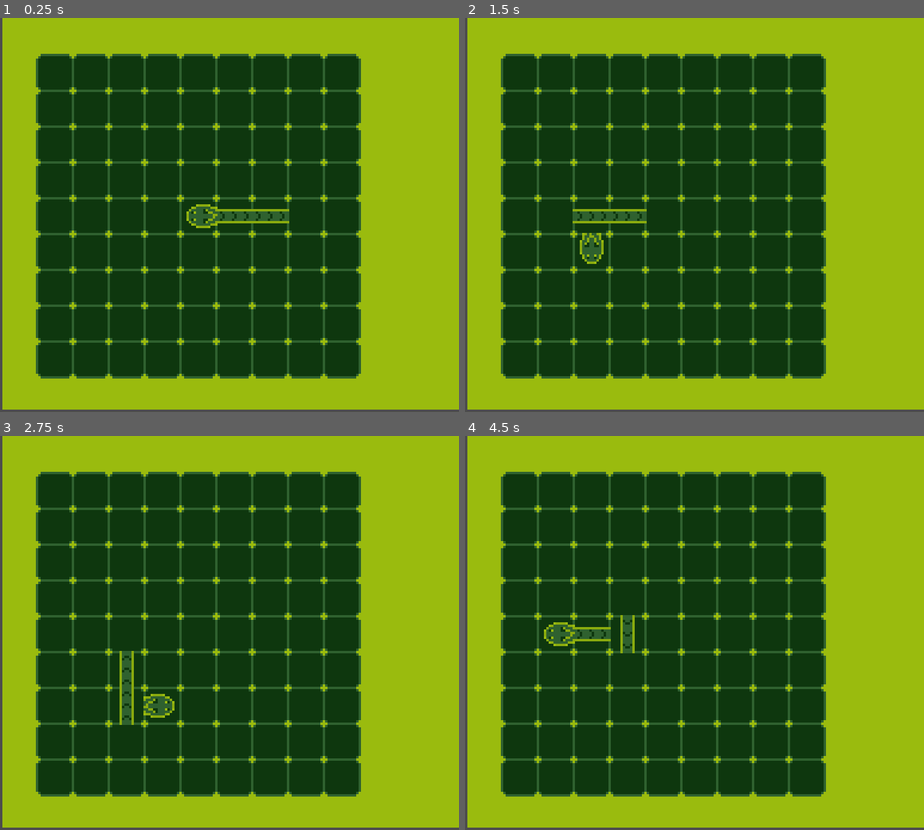
Above: before the commit, frames 1-4 (two rows, left to right).
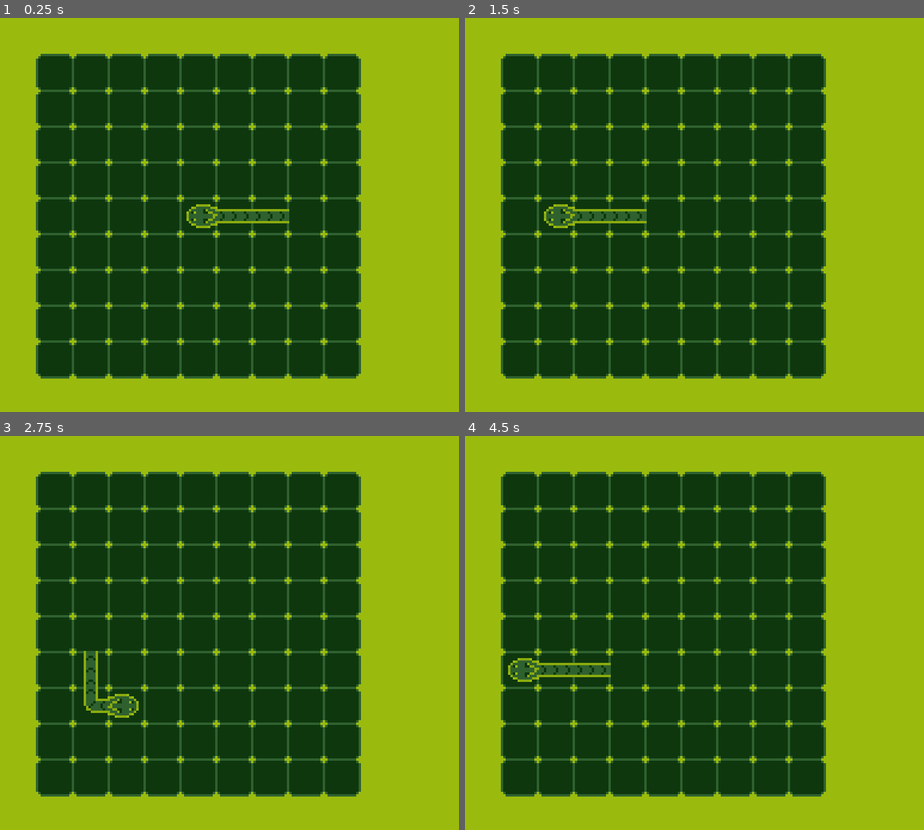
Above: after the commit, the same moments.

Repository: JustKwa/Snak-e
Game: Godot game, scene res://main_scene.tscn
The game is run twice, just before and just after one commit, with the same random seed, the same clock (stepped at 60 frames per second) and the same inputs.
Inputs:
- Up to frame 1 (0.25 s): no input
- Up to frame 2 (1.5 s): hold Right (ui_right) 0.53-1.28 s; hold Down (ui_down) from 1.28 s (still down)
- Up to frame 3 (2.75 s): release Down (ui_down) at 2.03 s; hold Right (ui_right) from 2.03 s (still down)
- Up to frame 4 (4.5 s): tap Enter at 2.75 s; release Right (ui_right) at 2.78 s; hold Up (ui_up) 2.78-3.53 s; hold Left (ui_left) from 3.53 s (still down); tap Space at 4.25 s

The runs differ from the first frame. In frame 1, 1.1% of the frame differs, in the area x 0-100%, y 0-100%; in frame 2, 1.7%; in frame 3, 2.5%; in frame 4, 2.7%.

Commit message:
added animation for moving and turning

Diff:
--- a/Scenes/body.tscn
+++ b/Scenes/body.tscn
@@ -2,7 +2,7 @@
 
 [ext_resource path="res://Sprites/snake_body_straight.png" type="Texture" id=1]
 [ext_resource path="res://Scripts/body.gd" type="Script" id=2]
-[ext_resource path="res://Sprites/snake_body_bendt.png" type="Texture" id=3]
+[ext_resource path="res://Sprites/snake_body_bent.png" type="Texture" id=3]
 
 [node name="body" type="Node2D"]
 script = ExtResource( 2 )
@@ -12,5 +12,4 @@
 
 [node name="body_bent_sprite" type="Sprite" parent="."]
 visible = false
-position = Vector2( 66, 51 )
 texture = ExtResource( 3 )
--- a/Scripts/body.gd
+++ b/Scripts/body.gd
@@ -13,6 +13,8 @@
 
 
 func turn():
+	body_bent_sprite.visible = false
+	body_sprite.visible = true
 	match direction:
 		"left":
 			body_sprite.set_rotation_degrees(0)
@@ -25,12 +27,27 @@
 
 
 func bent_to(bent_direction):
-	match bent_direction:
-		"up_right":
-			body_bent_sprite.set_rotation_degress(-90)
-		"up_left":
-			body_bent_sprite.set_rotation_degress(-180)
-		"down_right":
+	body_sprite.visible = false
+	body_bent_sprite.visible = true
+	var bent_to  = direction + bent_direction
+	match bent_to:
+		"upright" ,"leftdown":
 			body_bent_sprite.set_rotation_degrees(0)
-		"down_left":
+		"upleft" ,"rightdown":
 			body_bent_sprite.set_rotation_degrees(90)
+		"downright" ,"leftup":
+			body_bent_sprite.set_rotation_degrees(-90)
+		"downleft" ,"rightup":
+			body_bent_sprite.set_rotation_degrees(180)
+
+
+	# if "left" in bent_to:
+	# 	if "up" in bent_to:
+	# 		body_bent_sprite.set_rotation_degrees(-90)
+	# 	elif "down" in bent_to:
+	# 		body_bent_sprite.set_rotation_degrees(0)
+	# elif "right" in bent_to:
+	# 	if "up" in bent_to:
+	# 		body_bent_sprite.set_rotation_degrees(-180)
+	# 	elif "down" in bent_to:
+	# 		body_bent_sprite.set_rotation_degrees(90)
--- a/Scripts/snake.gd
+++ b/Scripts/snake.gd
@@ -25,7 +25,6 @@
 
 func _ready():
 	_default_state()
-	# snake[0].turn_to(turn_direction)
 
 
 func _process(_delta):
@@ -39,25 +38,34 @@
 func _check_direction():
 	if turn_direction != "down" and Input.is_action_just_pressed("ui_up"):
 		turn_direction = "up"
+		return
 	if turn_direction != "up" and Input.is_action_just_pressed("ui_down"):
 		turn_direction = "down"
+		return
 	if turn_direction != "left" and Input.is_action_just_pressed("ui_right"):
 		turn_direction = "right"
+		return
 	if turn_direction != "right" and Input.is_action_just_pressed("ui_left"):
 		turn_direction = "left"
+		return
 
 
 func move_snake():
-	if snake[0].direction != turn_direction:
-		snake[0].direction = turn_direction
-	for i in snake:
-		if _out_of_bound(i) == true:
-			counter += 1
-		i.turn()
-		if counter < 2:
-			_move(i,DIRECTION[i.direction])
-		else:
-			snake.clear()
+	if !_out_of_bound(snake[0]):
+		if snake[0].direction != turn_direction:
+			snake[0].direction = turn_direction
+		for i in range(0, snake.size()):
+			print(i)
+			if i != 0:
+				if snake[i].direction != snake[i-1].direction:
+					snake[i].bent_to(snake[i-1].direction)
+				else:
+					snake[i].turn()
+			else:
+				snake[i].turn()
+			_move(snake[i],DIRECTION[snake[i].direction])
+	else:
+		_game_over()
 
 	for i in range( snake.size() - 1, 0, -1):
 		if snake[i].direction != snake[i-1].direction:
@@ -88,10 +96,13 @@
 
 func _default_state():
 	snake = [head, body, body2]
-	counter = 1
 	turn_direction = "left"
 	old_turn_direction = turn_direction
 	direction_change = false
 	for i in snake:
 		i.direction = turn_direction
 	speed_timer.start()
+
+
+func _game_over():
+	speed_timer.stop()
--- a/main_scene.tscn
+++ b/main_scene.tscn
@@ -38,10 +38,8 @@
 [node name="main_scene" type="Node2D"]
 
 [node name="background" type="ColorRect" parent="."]
-margin_left = 1.0
-margin_top = -1.0
-margin_right = 193.0
-margin_bottom = 164.0
+margin_right = 192.0
+margin_bottom = 165.0
 color = Color( 0.607843, 0.737255, 0.0588235, 1 )
 
 [node name="grid" type="TileMap" parent="."]
@@ -63,6 +61,6 @@
 [node name="head" parent="Snake" instance=ExtResource( 4 )]
 
 [node name="speed" type="Timer" parent="Snake"]
-wait_time = 0.5
+wait_time = 0.4
 
 [connection signal="timeout" from="Snake/speed" to="Snake" method="_on_speed_timeout"]
Renamed: Sprites/snake_body_bendt.png -> Sprites/snake_body_bent.png
Not shown, changed: Sprites/snake_body_bent.png.import
